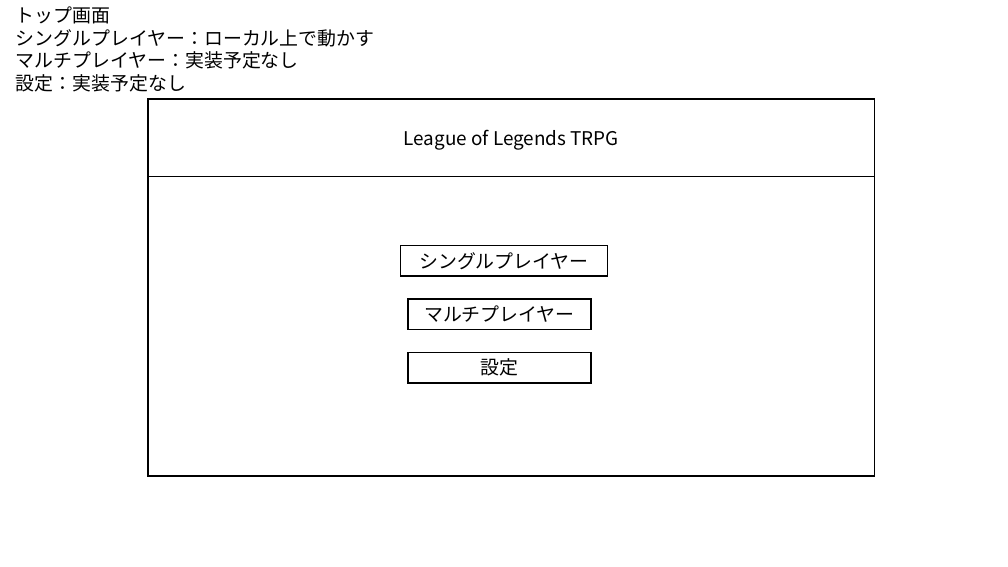
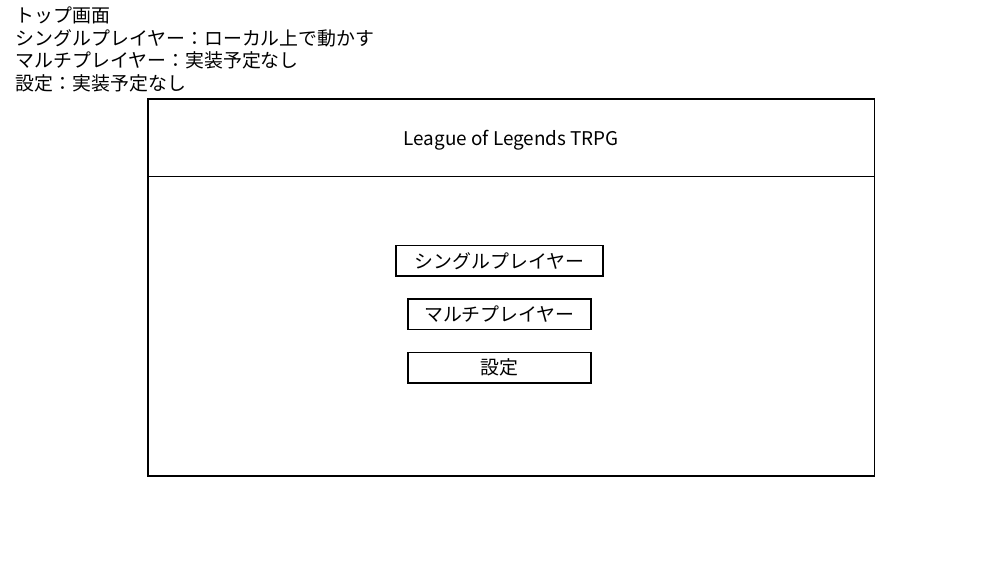
Before and after one commit to tukiguti/GMlessTRPGapp, a slide deck: slide 1 of lolTRPG/原案/簡単概要.pptx. Drawn at 1008x567 pixels with LibreOffice and Linux fonts; fonts in the diff are those of the drawing. Boxes give left, top, right and bottom in pixels: in the first picture for what was removed or moved away, otherwise in the second. Text is boxed around its words. In the diff, an @@ line names an element or a change of style, - is before the commit and + after.

```diff
--- a/lolTRPG/原案/簡単概要.pptx
+++ b/lolTRPG/原案/簡単概要.pptx
@@ rectangle "シングルプレイヤー": place and size @@
-rectangle "シングルプレイヤー" at bbox=[401, 246, 608, 276]
+rectangle "シングルプレイヤー" at bbox=[396, 246, 603, 276]
```
Also in this commit, not shown: 2 other slides changed, 34 other files.
